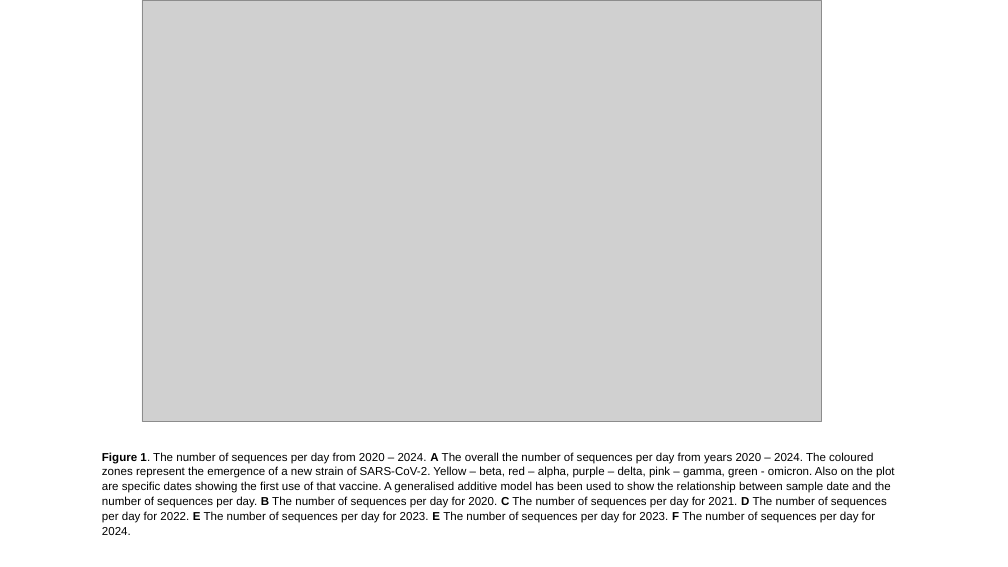
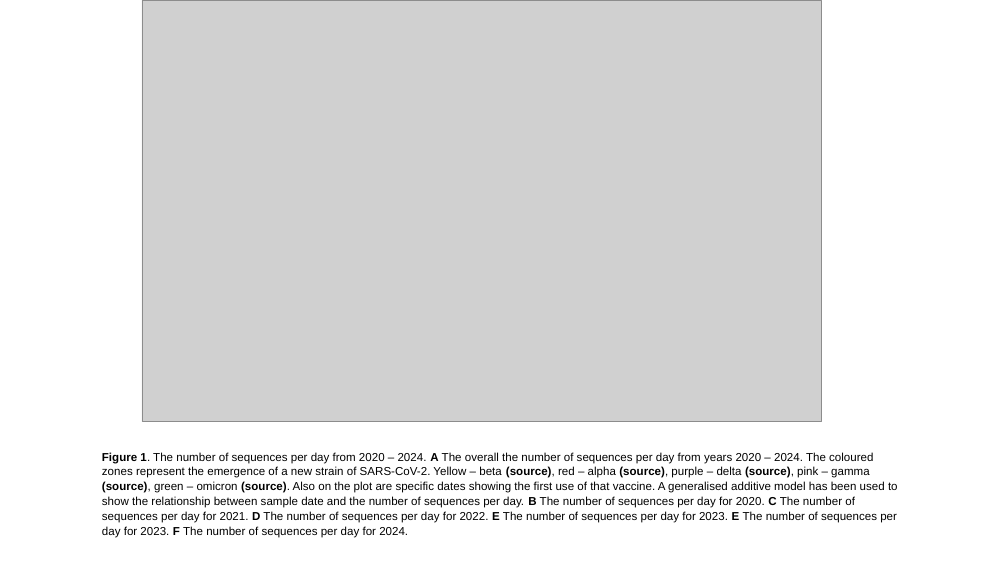
Before and after one commit to sha524/Spike_protein, a slide deck: slide 1 of Plots and Figures/Real plots and figures/Completed figures with captions.pptx. Drawn at 1008x567 pixels with LibreOffice and Linux fonts; fonts in the diff are those of the drawing; grey boxes stand for pictures. Boxes give left, top, right and bottom in pixels: in the first picture for what was removed or moved away, otherwise in the second. Text is boxed around its words. In the diff, an @@ line names an element or a change of style, - is before the commit and + after.

```diff
--- a/Plots and Figures/Real plots and figures/Completed figures with captions.pptx
+++ b/Plots and Figures/Real plots and figures/Completed figures with captions.pptx
@@ text at [102,452,898,538]: text changed @@
-Figure 1. The number of sequences per day from 2020 – 2024. A The overall the number of sequences per day from years 2020 – 2024. The coloured zones represent the emergence of a new strain of SARS-CoV-2. Yellow – beta, red – alpha, purple – delta, pink – gamma, green - omicron. Also on the plot are specific dates showing the first use of that vaccine. A generalised additive model has been used to show the relationship between sample date and the number of sequences per day. B The number of sequences per day for 2020. C The number of sequences per day for 2021. D The number of sequences per day for 2022. E The number of sequences per day for 2023. E The number of sequences per day for 2023. F The number of sequences per day for 2024.
+Figure 1. The number of sequences per day from 2020 – 2024. A The overall the number of sequences per day from years 2020 – 2024. The coloured zones represent the emergence of a new strain of SARS-CoV-2. Yellow – beta (source), red – alpha (source), purple – delta (source), pink – gamma (source), green – omicron (source). Also on the plot are specific dates showing the first use of that vaccine. A generalised additive model has been used to show the relationship between sample date and the number of sequences per day. B The number of sequences per day for 2020. C The number of sequences per day for 2021. D The number of sequences per day for 2022. E The number of sequences per day for 2023. E The number of sequences per day for 2023. F The number of sequences per day for 2024.
```
Also in this commit, not shown: 2 other files.
